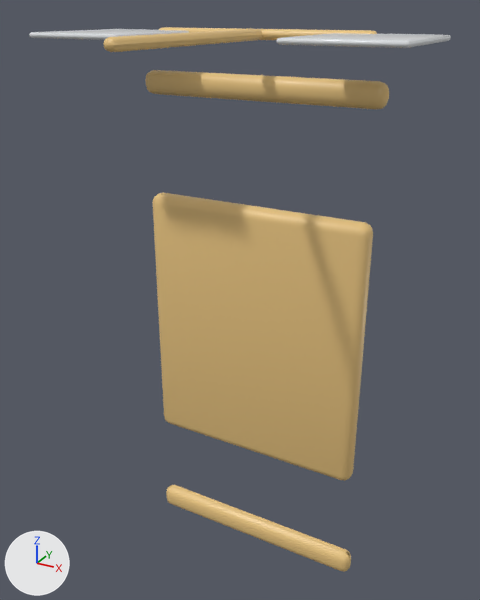
Renders of the glTF model unity/Assets/Art/EarlyGame/garage-kit/garage-window-frame.glb from each side of a commit.
Both versions are drawn from a 50 mm camera at (0.64, -0.781, 1.327) aimed at (0.037, 0.317, 0.778). Lighting does not change. The marker at lower left points along +X, +Y and +Z. The older version comes first. Where no turn or scale is listed for an object, it has been applied to the vertices. Vertices at exactly the same position are counted once.

The older version as bpy lines, for what is in view:
```python
ob_frame_001 = bpy.data.objects.new('Frame.001', me_cube_014)
ob_frame_001.location = (0.0, 0.45, 0.0)
ob_header_001 = bpy.data.objects.new('Header.001', me_cube_015)
ob_header_001.location = (0.0, 0.485, 0.0)
ob_mullionh_001 = bpy.data.objects.new('MullionH.001', me_cube_018)
ob_mullionh_001.location = (0.0, 0.482, 0.0)
ob_mullionv_001 = bpy.data.objects.new('MullionV.001', me_cube_017)
ob_mullionv_001.location = (0.0, 0.257, 0.0)
ob_panel_001 = bpy.data.objects.new('PaneL.001', me_cube_019)
ob_panel_001.location = (0.0, 0.385, 0.0)
ob_paner_001 = bpy.data.objects.new('PaneR.001', me_cube_020)
ob_paner_001.location = (0.0, 0.385, 0.0)
ob_sill_001 = bpy.data.objects.new('Sill.001', me_cube_016)
ob_sill_001.location = (0.0, 0.495, 0.0)
```
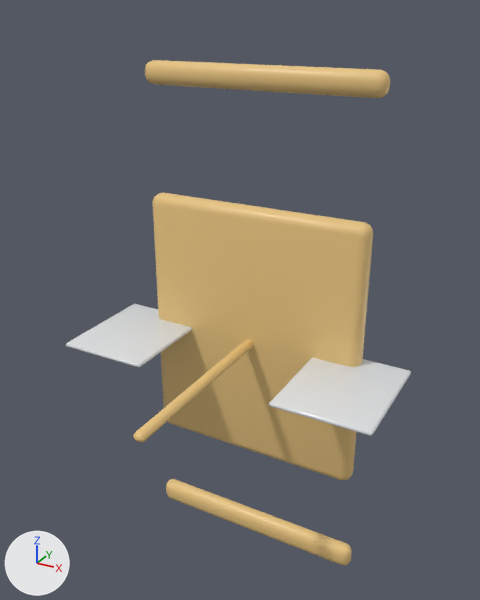
Edits to the bpy script that builds the scene:
```text
Change me_cube_015:
    used by ob_header_001; location = (0.0, 0.485, 0.0)
    remove me_cube_015.from_pydata(...)  # 96 vertices, 188 faces; spans x -0.27..0.27, y -0.05..-0.01, z 1.155..1.205
    add me_cube_015.from_pydata(...)  # 96 vertices, 188 faces; spans x -0.27..0.27, y -0.04..0.0, z 1.175..1.225
    me_cube_015 part 1: the whole mesh is moved by (0.0, 0.01, 0.02)
Change me_cube_016:
    used by ob_sill_001; location = (0.0, 0.495, 0.0)
    remove me_cube_016.from_pydata(...)  # 88 vertices, 172 faces; spans x -0.275..0.275, y -0.06..-0.02, z 0.03..0.09
    add me_cube_016.from_pydata(...)  # 96 vertices, 188 faces; spans x -0.275..0.275, y -0.04..0.0, z 0.05..0.11
    me_cube_016 part 6: 82 vertices removed from x -0.275..0.275, y -0.06..-0.02, z 0.03..0.087; 90 vertices added at x -0.275..0.275, y -0.04..0.0, z 0.05..0.11
Change me_cube_017:
    used by ob_mullionv_001; location = (0.0, 0.257, 0.0)
    remove me_cube_017.from_pydata(...)  # 80 vertices, 156 faces; spans x -0.013..0.013, y -0.258..0.217, z 1.27..1.29
    add me_cube_017.from_pydata(...)  # 80 vertices, 156 faces; spans x -0.013..0.013, y -0.258..0.217, z 0.61..0.63
    me_cube_017 part 3: the whole mesh is moved by (0.0, 0.0, -0.66)
Change me_cube_018:
    used by ob_mullionh_001; location = (0.0, 0.482, 0.0)
    remove me_cube_018.from_pydata(...)  # 82 vertices, 160 faces; spans x -0.237..0.237, y -0.033..-0.008, z 1.27..1.29
    add me_cube_018.from_pydata(...)  # 82 vertices, 160 faces; spans x -0.237..0.237, y -0.033..-0.008, z 0.61..0.63
    me_cube_018 part 2: the whole mesh is moved by (0.0, 0.0, -0.66)
Change me_cube_019:
    used by ob_panel_001; location = (0.0, 0.385, 0.0)
    remove me_cube_019.from_pydata(...)  # 80 vertices, 156 faces; spans x -0.365..-0.155, y -0.17..0.09, z 1.275..1.285
    add me_cube_019.from_pydata(...)  # 80 vertices, 156 faces; spans x -0.365..-0.155, y -0.17..0.09, z 0.615..0.625
    me_cube_019 part 4: the whole mesh is moved by (0.0, 0.0, -0.66)
Change me_cube_020:
    used by ob_paner_001; location = (0.0, 0.385, 0.0)
    remove me_cube_020.from_pydata(...)  # 80 vertices, 156 faces; spans x 0.155..0.365, y -0.17..0.09, z 1.275..1.285
    add me_cube_020.from_pydata(...)  # 80 vertices, 156 faces; spans x 0.155..0.365, y -0.17..0.09, z 0.615..0.625
    me_cube_020 part 5: the whole mesh is moved by (0.0, 0.0, -0.66)
Change ob_header_001:
    ob_header_001.location: (0.0, 0.485, 0.0) -> (0.0, 0.475, 0.0)
Change ob_sill_001:
    ob_sill_001.location: (0.0, 0.495, 0.0) -> (0.0, 0.475, 0.0)
```

Pixel boxes (x1, y1, x2, y2) of what changed, in the pictures (480 x 600 px):
'Header.001', moved
    before: (145, 70, 389, 110)
    after: (145, 60, 390, 98)
'PaneR.001', moved
    before: (276, 33, 451, 48)
    after: (269, 358, 411, 436)
'PaneL.001', moved
    before: (29, 29, 189, 40)
    after: (66, 304, 192, 368)
'Sill.001', reshaped, moved
    before: (166, 485, 351, 572)
    after: (166, 479, 352, 565)
'MullionV.001', moved
    before: (103, 29, 262, 52)
    after: (134, 339, 253, 442)
'MullionH.001', moved (not visible afterwards)
    before: (159, 27, 377, 40)
